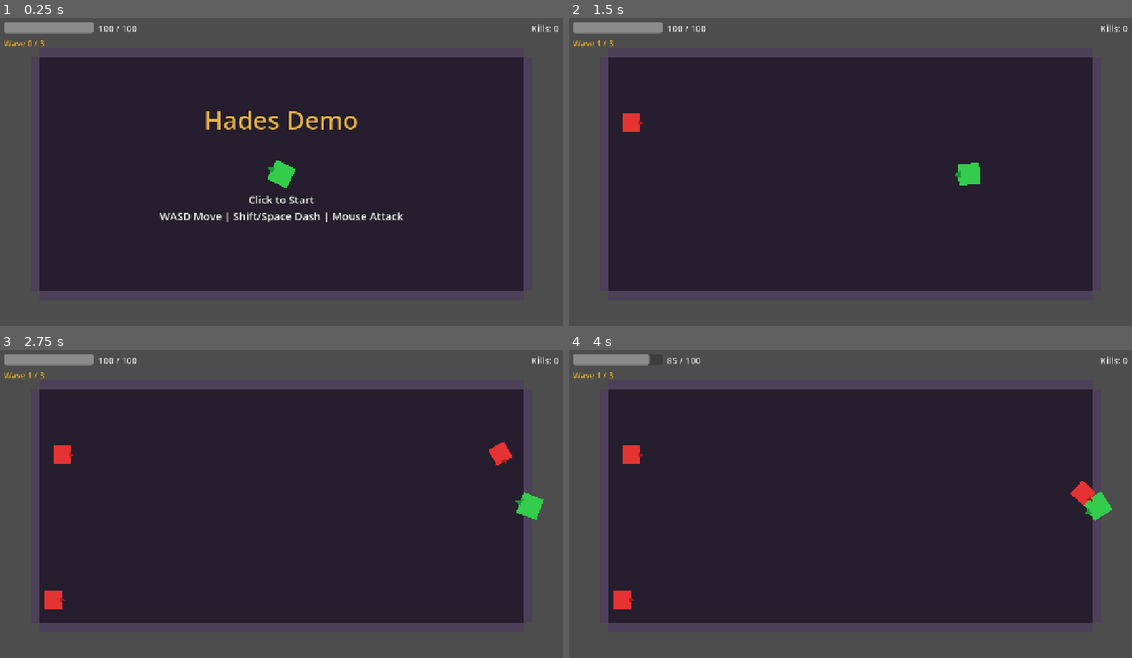
Above: before the commit, frames 1-4 (two rows, left to right).
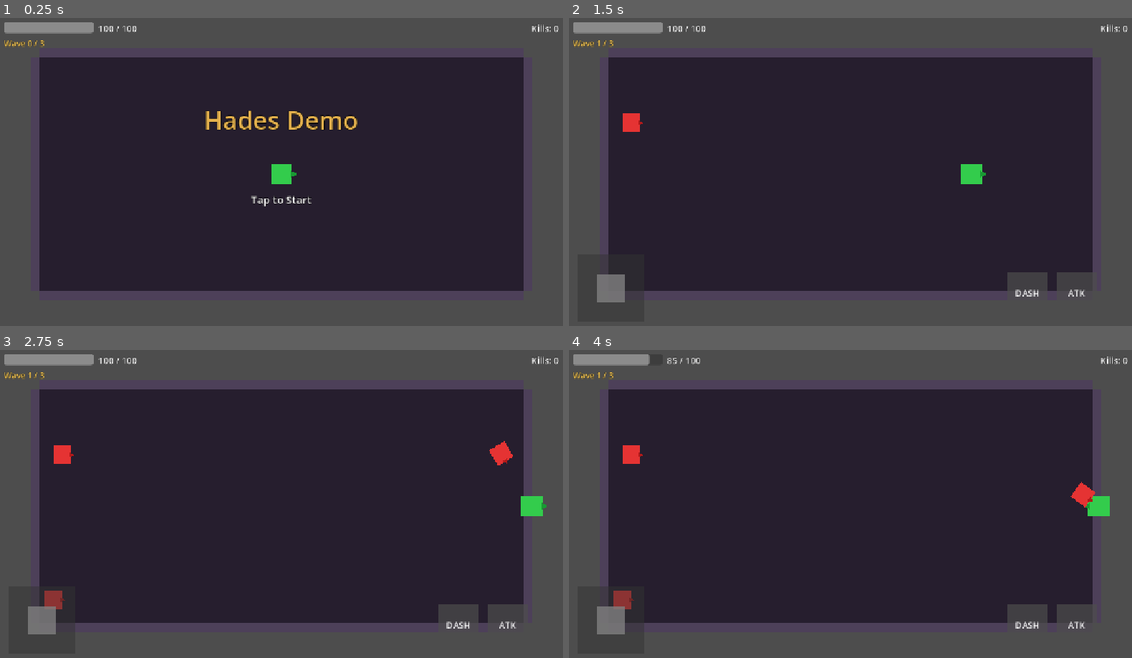
Above: after the commit, the same moments.

Repository: myself594/flappy-bird
Game: Godot game, scene res://scenes/main.tscn
Same seed, same stepped clock (60 frames per second), same inputs: the game is played once before the commit and once after it.
Inputs (mouse positions are in pixels of both pictures, inside the frame that each line leads up to):
- Up to frame 1 (0.25 s): no input
- Up to frame 2 (1.5 s): tap Enter at 0.5 s; move the mouse to (974, 156) at 0.52 s; hold D (move_right) 0.53-1.25 s; click (974, 156) at 0.6 s; tap Shift (dash) at 0.8 s; drag from (737, 190) to (968, 175) at 1.27 s
- Up to frame 3 (2.75 s): tap Space at 2 s; move the mouse to (337, 436) at 2.02 s; hold D (move_right) from 2.03 s (still down); click (337, 436) at 2.1 s; tap Shift (dash) at 2.3 s
- Up to frame 4 (4 s): release D (move_right) at 2.75 s; drag from (822, 571) to (675, 457) at 2.77 s; move the mouse to (1025, 553) at 3.52 s; hold A (move_left) from 3.53 s (still down); click (1025, 553) at 3.6 s; tap Shift (dash) at 3.8 s

The runs differ from the first frame. In frame 1, 0.9% of the frame differs, in the area x 28-72%, y 46-67%; in frame 2, 1.4%; in frame 3, 1.7%; in frame 4, 1.7%, in the area x 4-97%, y 42-93%.

Commit message:
Add mobile touch controls and force landscape mode
- Force landscape orientation for mobile devices
- Add virtual joystick (left side) for movement
- Add attack button (red, right side)
- Add dash button (blue, right side)
- Update player to support touch input
- Touch controls hidden during start/end screens
- Keep aspect ratio instead of expand

Diff:
--- a/project.godot
+++ b/project.godot
@@ -19,7 +19,8 @@
 window/size/viewport_width=1280
 window/size/viewport_height=720
 window/stretch/mode="canvas_items"
-window/stretch/aspect="expand"
+window/stretch/aspect="keep"
+window/handheld/orientation=4
 
 [input]
 
--- a/scenes/main.tscn
+++ b/scenes/main.tscn
@@ -1,7 +1,9 @@
-[gd_scene load_steps=6 format=3 uid="uid://main001"]
+[gd_scene load_steps=8 format=3 uid="uid://main001"]
 
 [ext_resource type="Script" path="res://scripts/game_manager.gd" id="1_manager"]
 [ext_resource type="Script" path="res://scripts/player.gd" id="2_player"]
+[ext_resource type="Script" path="res://scripts/virtual_joystick.gd" id="3_joystick"]
+[ext_resource type="Script" path="res://scripts/virtual_button.gd" id="4_button"]
 
 [sub_resource type="CircleShape2D" id="CircleShape2D_body"]
 radius = 24.0
@@ -183,8 +185,7 @@
 theme_override_colors/font_color = Color(1, 1, 1, 1)
 theme_override_colors/font_outline_color = Color(0, 0, 0, 1)
 theme_override_constants/outline_size = 4
-text = "Click to Start
-WASD Move | Shift/Space Dash | Mouse Attack"
+text = "Tap to Start"
 horizontal_alignment = 1
 
 [node name="ResultLabel" type="Label" parent="UI"]
@@ -200,7 +201,91 @@
 text = "Game Over"
 horizontal_alignment = 1
 
+[node name="TouchControls" type="Control" parent="UI"]
+anchors_preset = 15
+anchor_right = 1.0
+anchor_bottom = 1.0
+grow_horizontal = 2
+grow_vertical = 2
+
+[node name="Joystick" type="Control" parent="UI/TouchControls"]
+custom_minimum_size = Vector2(150, 150)
+offset_left = 30.0
+offset_top = 540.0
+offset_right = 180.0
+offset_bottom = 690.0
+script = ExtResource("3_joystick")
+
+[node name="Base" type="ColorRect" parent="UI/TouchControls/Joystick"]
+custom_minimum_size = Vector2(150, 150)
+offset_right = 150.0
+offset_bottom = 150.0
+color = Color(0.2, 0.2, 0.2, 0.5)
+
+[node name="Knob" type="ColorRect" parent="UI/TouchControls/Joystick/Base"]
+custom_minimum_size = Vector2(60, 60)
+offset_left = 45.0
+offset_top = 45.0
+offset_right = 105.0
+offset_bottom = 105.0
+color = Color(0.5, 0.5, 0.5, 0.8)
+
+[node name="AttackButton" type="Control" parent="UI/TouchControls"]
+custom_minimum_size = Vector2(90, 90)
+offset_left = 1100.0
+offset_top = 580.0
+offset_right = 1190.0
+offset_bottom = 670.0
+script = ExtResource("4_button")
+
+[node name="Background" type="ColorRect" parent="UI/TouchControls/AttackButton"]
+custom_minimum_size = Vector2(90, 90)
+offset_right = 90.0
+offset_bottom = 90.0
+color = Color(0.8, 0.2, 0.2, 0.7)
+
+[node name="Label" type="Label" parent="UI/TouchControls/AttackButton/Background"]
+layout_mode = 1
+anchors_preset = 15
+anchor_right = 1.0
+anchor_bottom = 1.0
+grow_horizontal = 2
+grow_vertical = 2
+theme_override_font_sizes/font_size = 20
+text = "ATK"
+horizontal_alignment = 1
+vertical_alignment = 1
+
+[node name="DashButton" type="Control" parent="UI/TouchControls"]
+custom_minimum_size = Vector2(90, 90)
+offset_left = 990.0
+offset_top = 580.0
+offset_right = 1080.0
+offset_bottom = 670.0
+script = ExtResource("4_button")
+
+[node name="Background" type="ColorRect" parent="UI/TouchControls/DashButton"]
+custom_minimum_size = Vector2(90, 90)
+offset_right = 90.0
+offset_bottom = 90.0
+color = Color(0.2, 0.5, 0.8, 0.7)
+
+[node name="Label" type="Label" parent="UI/TouchControls/DashButton/Background"]
+layout_mode = 1
+anchors_preset = 15
+anchor_right = 1.0
+anchor_bottom = 1.0
+grow_horizontal = 2
+grow_vertical = 2
+theme_override_font_sizes/font_size = 20
+text = "DASH"
+horizontal_alignment = 1
+vertical_alignment = 1
+
 [connection signal="timeout" from="Player/DashTimer" to="Player" method="_on_dash_timer_timeout"]
 [connection signal="timeout" from="Player/DashCooldownTimer" to="Player" method="_on_dash_cooldown_timer_timeout"]
 [connection signal="timeout" from="Player/AttackCooldownTimer" to="Player" method="_on_attack_cooldown_timer_timeout"]
 [connection signal="timeout" from="Player/InvincibilityTimer" to="Player" method="_on_invincibility_timer_timeout"]
+[connection signal="joystick_input" from="UI/TouchControls/Joystick" to="." method="_on_joystick_input"]
+[connection signal="button_pressed" from="UI/TouchControls/AttackButton" to="." method="_on_attack_button_pressed"]
+[connection signal="button_pressed" from="UI/TouchControls/DashButton" to="." method="_on_dash_button_pressed"]
--- a/scripts/game_manager.gd
+++ b/scripts/game_manager.gd
@@ -28,6 +28,7 @@
 @onready var title_label: Label = $UI/TitleLabel
 @onready var hint_label: Label = $UI/HintLabel
 @onready var result_label: Label = $UI/ResultLabel
+@onready var touch_controls: Control = $UI/TouchControls
 
 # Arena bounds
 var arena_bounds: Rect2 = Rect2(100, 100, 1080, 520)
@@ -49,11 +50,20 @@
 			if Input.is_action_just_pressed("attack") or Input.is_action_just_pressed("dash"):
 				restart_game()
 
+func _input(event: InputEvent) -> void:
+	# Handle touch for starting/restarting game
+	if event is InputEventScreenTouch and event.pressed:
+		if current_state == GameState.READY:
+			start_game()
+		elif current_state == GameState.GAME_OVER or current_state == GameState.VICTORY:
+			restart_game()
+
 func show_start_screen() -> void:
 	title_label.visible = true
 	hint_label.visible = true
-	hint_label.text = "Click to Start\nWASD Move | Shift/Space Dash | Mouse Attack"
+	hint_label.text = "Tap to Start"
 	result_label.visible = false
+	touch_controls.visible = false
 
 func start_game() -> void:
 	current_state = GameState.PLAYING
@@ -64,6 +74,7 @@
 	title_label.visible = false
 	hint_label.visible = false
 	result_label.visible = false
+	touch_controls.visible = true
 
 	player.reset()
 	player.global_position = Vector2(640, 360)
@@ -144,7 +155,8 @@
 	result_label.text = "Game Over"
 	result_label.modulate = Color(0.9, 0.2, 0.2)
 	hint_label.visible = true
-	hint_label.text = "Click to Restart"
+	hint_label.text = "Tap to Restart"
+	touch_controls.visible = false
 
 func victory() -> void:
 	current_state = GameState.VICTORY
@@ -152,7 +164,8 @@
 	result_label.text = "Victory!"
 	result_label.modulate = Color(0.2, 0.9, 0.3)
 	hint_label.visible = true
-	hint_label.text = "Click to Restart\nTotal Kills: %d" % total_kills
+	hint_label.text = "Tap to Restart\nTotal Kills: %d" % total_kills
+	touch_controls.visible = false
 
 func restart_game() -> void:
 	for enemy in enemies_container.get_children():
@@ -168,3 +181,16 @@
 func update_ui() -> void:
 	wave_label.text = "Wave 0 / %d" % waves.size()
 	kills_label.text = "Kills: 0"
+
+# Touch control callbacks
+func _on_joystick_input(direction: Vector2) -> void:
+	if current_state == GameState.PLAYING:
+		player.set_touch_move(direction)
+
+func _on_attack_button_pressed() -> void:
+	if current_state == GameState.PLAYING:
+		player.trigger_touch_attack()
+
+func _on_dash_button_pressed() -> void:
+	if current_state == GameState.PLAYING:
+		player.trigger_touch_dash()
--- a/scripts/player.gd
+++ b/scripts/player.gd
@@ -3,20 +3,20 @@
 signal died
 signal health_changed(current_health, max_health)
 
-# 移动参数
+# Movement parameters
 @export var move_speed: float = 300.0
 @export var dash_speed: float = 800.0
 @export var dash_duration: float = 0.15
 @export var dash_cooldown: float = 0.5
 
-# 战斗参数
+# Combat parameters
 @export var max_health: int = 100
 @export var attack_damage: int = 20
 @export var attack_range: float = 80.0
-@export var attack_angle: float = 90.0  # 攻击扇形角度
+@export var attack_angle: float = 90.0
 @export var attack_cooldown: float = 0.3
 
-# 状态
+# State
 var current_health: int
 var is_dashing: bool = false
 var can_dash: bool = true
@@ -24,7 +24,13 @@
 var is_dead: bool = false
 var dash_direction: Vector2 = Vector2.ZERO
 
-# 节点引用
+# Touch input
+var touch_move_direction: Vector2 = Vector2.ZERO
+var touch_attack_pressed: bool = false
+var touch_dash_pressed: bool = false
+var last_move_direction: Vector2 = Vector2.RIGHT
+
+# Node references
 @onready var sprite: Polygon2D = $Sprite
 @onready var collision_shape: CollisionShape2D = $CollisionShape2D
 @onready var attack_area: Area2D = $AttackArea
@@ -45,50 +51,68 @@
 	if is_dashing:
 		velocity = dash_direction * dash_speed
 	else:
-		# 获取输入方向
-		var input_dir = Vector2.ZERO
-		input_dir.x = Input.get_action_strength("move_right") - Input.get_action_strength("move_left")
-		input_dir.y = Input.get_action_strength("move_down") - Input.get_action_strength("move_up")
+		# Get input direction (keyboard + touch)
+		var input_dir = get_movement_input()
 
 		if input_dir.length() > 1.0:
 			input_dir = input_dir.normalized()
 
 		velocity = input_dir * move_speed
 
-		# 面向鼠标方向
-		look_at(get_global_mouse_position())
+		# Update facing direction
+		if input_dir.length() > 0.1:
+			last_move_direction = input_dir.normalized()
+			rotation = input_dir.angle()
 
 	move_and_slide()
-
-	# 处理输入
 	handle_input()
 
-func handle_input() -> void:
-	# 冲刺
-	if Input.is_action_just_pressed("dash") and can_dash and not is_dashing:
-		start_dash()
-
-	# 攻击
-	if Input.is_action_just_pressed("attack") and can_attack and not is_dashing:
-		perform_attack()
-
-func start_dash() -> void:
-	# 获取冲刺方向（移动方向或面向方向）
+func get_movement_input() -> Vector2:
+	# Keyboard input
 	var input_dir = Vector2.ZERO
 	input_dir.x = Input.get_action_strength("move_right") - Input.get_action_strength("move_left")
 	input_dir.y = Input.get_action_strength("move_down") - Input.get_action_strength("move_up")
 
+	# Add touch joystick input
+	if touch_move_direction.length() > 0.1:
+		input_dir = touch_move_direction
+
+	return input_dir
+
+func handle_input() -> void:
+	# Dash (keyboard or touch)
+	var dash_input = Input.is_action_just_pressed("dash") or touch_dash_pressed
+	if dash_input and can_dash and not is_dashing:
+		start_dash()
+		touch_dash_pressed = false
+
+	# Attack (keyboard or touch)
+	var attack_input = Input.is_action_just_pressed("attack") or touch_attack_pressed
+	if attack_input and can_attack and not is_dashing:
+		perform_attack()
+		touch_attack_pressed = false
+
+# Touch input setters (called from UI)
+func set_touch_move(direction: Vector2) -> void:
+	touch_move_direction = direction
+
+func trigger_touch_attack() -> void:
+	touch_attack_pressed = true
+
+func trigger_touch_dash() -> void:
+	touch_dash_pressed = true
+
+func start_dash() -> void:
+	var input_dir = get_movement_input()
+
 	if input_dir.length() > 0:
 		dash_direction = input_dir.normalized()
 	else:
-		dash_direction = Vector2.RIGHT.rotated(rotation)
+		dash_direction = last_move_direction
 
 	is_dashing = true
 	can_dash = false
-
-	# 冲刺期间无敌
 	set_invincible(true)
-
 	dash_timer.start(dash_duration)
 
 func _on_dash_timer_timeout() -> void:
@@ -101,15 +125,11 @@
 
 func perform_attack() -> void:
 	can_attack = false
-
-	# 显示攻击范围（视觉反馈）
 	attack_area.monitoring = true
 
-	# 检测攻击范围内的敌人
 	var enemies_in_range = attack_area.get_overlapping_bodies()
 	for enemy in enemies_in_range:
 		if enemy.is_in_group("enemies"):
-			# 检查是否在攻击扇形范围内
 			var to_enemy = (enemy.global_position - global_position).normalized()
 			var facing = Vector2.RIGHT.rotated(rotation)
 			var angle_to_enemy = rad_to_deg(facing.angle_to(to_enemy))
@@ -117,10 +137,8 @@
 			if abs(angle_to_enemy) <= attack_angle / 2:
 				enemy.take_damage(attack_damage)
 
-	# 短暂显示攻击效果后关闭
 	await get_tree().create_timer(0.1).timeout
 	attack_area.monitoring = false
-
 	attack_cooldown_timer.start(attack_cooldown)
 
 func _on_attack_cooldown_timer_timeout() -> void:
@@ -134,11 +152,8 @@
 	current_health = max(0, current_health)
 	health_changed.emit(current_health, max_health)
 
-	# 受伤后短暂无敌
 	set_invincible(true)
 	invincibility_timer.start(0.5)
-
-	# 受伤闪烁效果
 	flash_damage()
 
 	if current_health <= 0:
@@ -149,7 +164,6 @@
 	sprite.modulate = Color.WHITE
 
 func set_invincible(value: bool) -> void:
-	# 冲刺时也设置无敌，通过改变碰撞层实现
 	if value:
 		sprite.modulate = Color(1, 1, 1, 0.5)
 	else:
@@ -177,3 +191,5 @@
 	can_dash = true
 	can_attack = true
 	is_dashing = false
+	touch_move_direction = Vector2.ZERO
+	last_move_direction = Vector2.RIGHT
--- /dev/null
+++ b/scripts/virtual_button.gd
@@ -0,0 +1,46 @@
+extends Control
+
+signal button_pressed
+signal button_released
+
+@export var button_action: String = ""
+
+var is_pressed: bool = false
+var touch_index: int = -1
+
+@onready var background: ColorRect = $Background
+@onready var label: Label = $Background/Label
+
+var normal_color: Color = Color(0.3, 0.3, 0.3, 0.7)
+var pressed_color: Color = Color(0.5, 0.5, 0.5, 0.9)
+
+func _ready() -> void:
+	background.color = normal_color
+
+func _input(event: InputEvent) -> void:
+	if event is InputEventScreenTouch:
+		handle_touch(event)
+
+func handle_touch(event: InputEventScreenTouch) -> void:
+	if event.pressed:
+		if is_point_inside(event.position) and not is_pressed:
+			is_pressed = true
+			touch_index = event.index
+			background.color = pressed_color
+			button_pressed.emit()
+	else:
+		if event.index == touch_index:
+			is_pressed = false
+			touch_index = -1
+			background.color = normal_color
+			button_released.emit()
+
+func is_point_inside(point: Vector2) -> bool:
+	var local_point = point - global_position
+	return Rect2(Vector2.ZERO, size).has_point(local_point)
+
+func is_button_pressed() -> bool:
+	return is_pressed
+
+func set_label_text(text: String) -> void:
+	label.text = text
--- /dev/null
+++ b/scripts/virtual_joystick.gd
@@ -0,0 +1,68 @@
+extends Control
+
+signal joystick_input(direction: Vector2)
+
+@export var max_distance: float = 60.0
+@export var deadzone: float = 0.2
+
+var is_pressed: bool = false
+var touch_index: int = -1
+var center_pos: Vector2 = Vector2.ZERO
+var current_output: Vector2 = Vector2.ZERO
+
+@onready var base: ColorRect = $Base
+@onready var knob: ColorRect = $Base/Knob
+
+func _ready() -> void:
+	center_pos = base.size / 2
+
+func _input(event: InputEvent) -> void:
+	if event is InputEventScreenTouch:
+		handle_touch(event)
+	elif event is InputEventScreenDrag:
+		handle_drag(event)
+
+func handle_touch(event: InputEventScreenTouch) -> void:
+	if event.pressed:
+		if is_point_inside(event.position) and not is_pressed:
+			is_pressed = true
+			touch_index = event.index
+			update_knob(event.position)
+	else:
+		if event.index == touch_index:
+			reset_knob()
+
+func handle_drag(event: InputEventScreenDrag) -> void:
+	if event.index == touch_index and is_pressed:
+		update_knob(event.position)
+
+func is_point_inside(point: Vector2) -> bool:
+	var local_point = point - global_position
+	return Rect2(Vector2.ZERO, size).has_point(local_point)
+
+func update_knob(touch_pos: Vector2) -> void:
+	var local_pos = touch_pos - base.global_position - center_pos
+	var distance = local_pos.length()
+
+	if distance > max_distance:
+		local_pos = local_pos.normalized() * max_distance
+
+	knob.position = local_pos + center_pos - knob.size / 2
+
+	# Calculate output
+	var output = local_pos / max_distance
+	if output.length() < deadzone:
+		output = Vector2.ZERO
+
+	current_output = output
+	joystick_input.emit(output)
+
+func reset_knob() -> void:
+	is_pressed = false
+	touch_index = -1
+	knob.position = center_pos - knob.size / 2
+	current_output = Vector2.ZERO
+	joystick_input.emit(Vector2.ZERO)
+
+func get_output() -> Vector2:
+	return current_output
